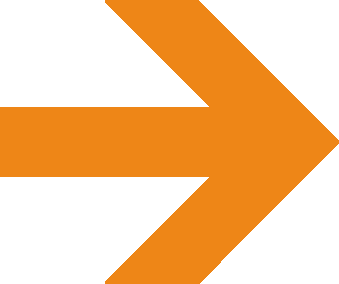
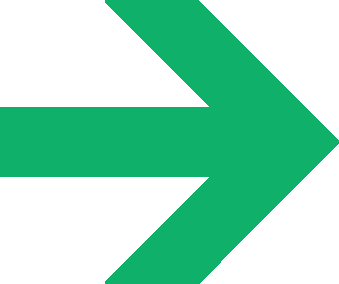
Layers edited between the first and the second 339x284 image:
painted on "Layer 1" over [0, 0, 339, 284]
